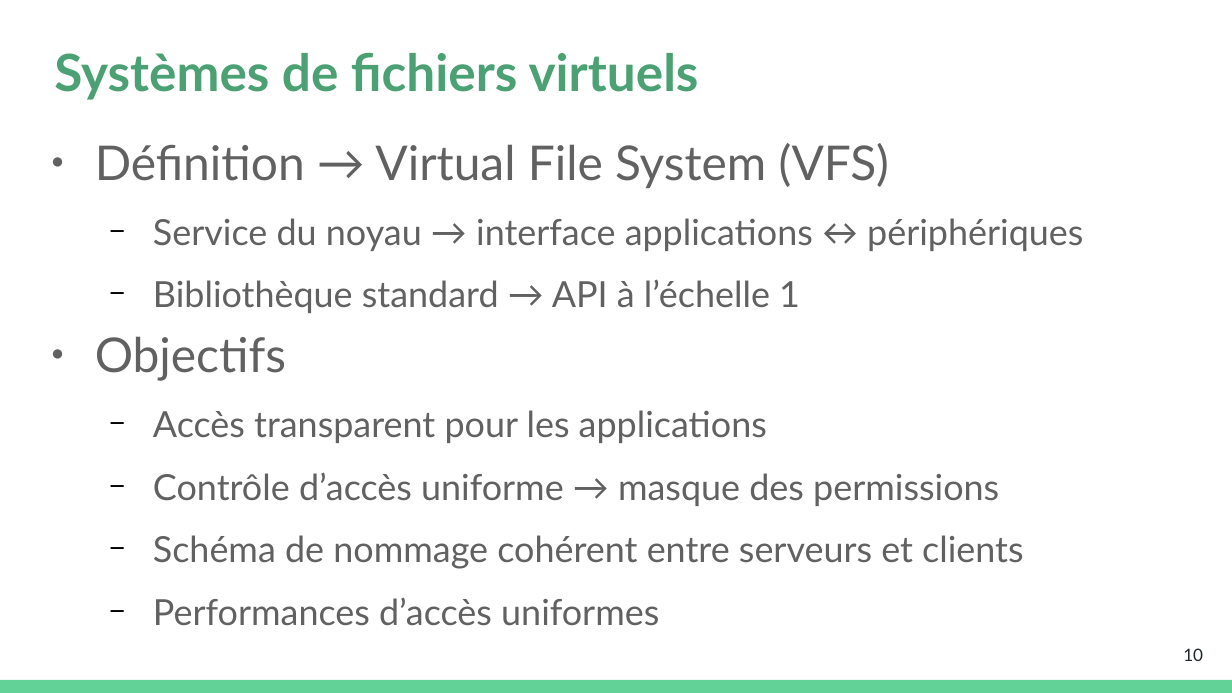
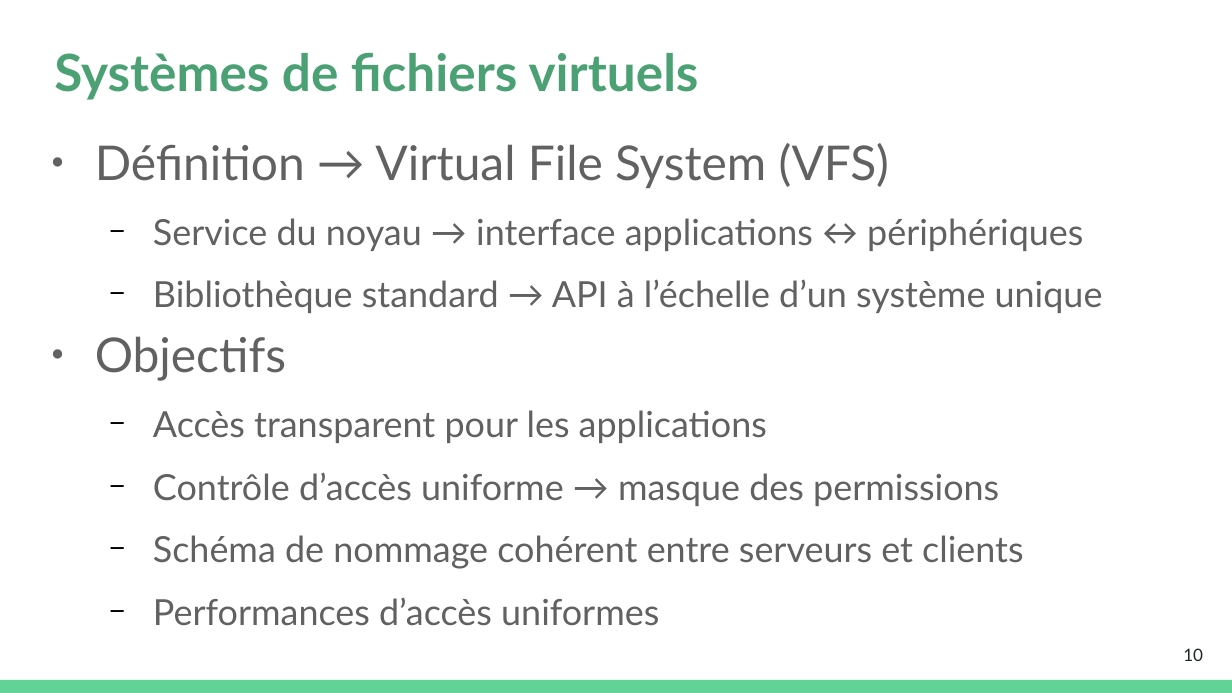
Before and after one commit to platu/inetdoc, a slide deck: slide 10 of presentations/asr-c2/c2-m1-asr.odp. Drawn at 1232x693 pixels with LibreOffice and Linux fonts; fonts in the diff are those of the drawing. Boxes give left, top, right and bottom in pixels: in the first picture for what was removed or moved away, otherwise in the second. Text is boxed around its words. In the diff, an @@ line names an element or a change of style, - is before the commit and + after.

```diff
--- a/presentations/asr-c2/c2-m1-asr.odp
+++ b/presentations/asr-c2/c2-m1-asr.odp
@@ text at (x1=153, y1=279, x2=1103, y2=313): text changed @@
-  − Bibliothèque standard → API à l’échelle 1
+  − Bibliothèque standard → API à l’échelle d’un système unique
```
Also in this commit, not shown: 6 other slides changed, 3 other files.
